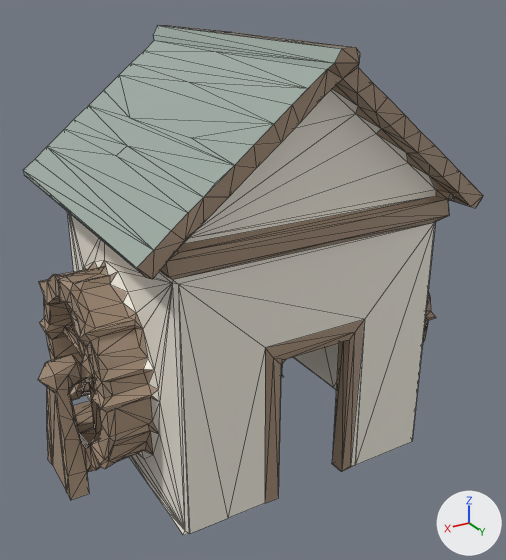
The glTF model docs/univers/archipeo/batiments/modeles/5e-batiment-moulin-de-sillon/final-3000.glb: old version first, new version second.
Rendered twice from a camera (50 mm lens) standing at (0.762, 1.364, 1.041) and looking at (-0.012, 0.076, 0.396). Arrows for +X, +Y and +Z are at lower right; the lights stay in place. The picture after the commit comes second. Mesh edges are drawn as thin lines. Vertices at exactly the same position are counted once.

Names of what the first picture shows: 'geometry_0'.
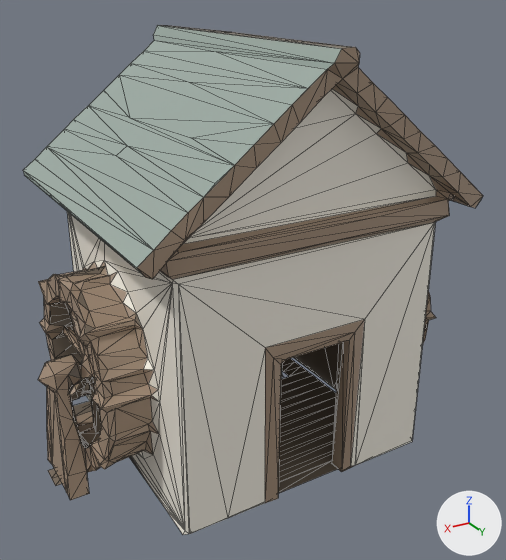
What differs and where, as boxes (x1, y1, x2, y2) in the pictures (506 x 560 px):
part 1 of me_geometry_0, added: after (279, 358, 336, 482)
part 2 of me_geometry_0, built on: before (68, 222, 435, 534); after (48, 222, 435, 534)
part 3 of me_geometry_0, recoloured: (46, 266, 343, 482) in both

The change, as a diff of the scene's bpy script:
```diff
--- a/docs/univers/archipeo/batiments/modeles/5e-batiment-moulin-de-sillon/final-3000.glb.py
+++ b/docs/univers/archipeo/batiments/modeles/5e-batiment-moulin-de-sillon/final-3000.glb.py
@@ me_geometry_0 @@
 # used by ob_geometry_0; location = (0.0, 0.0, 0.0)
-me_geometry_0.from_pydata(...)  # 1333 vertices, 2618 faces; spans x -0.491..0.492, y -0.339..0.404, z 0.0..0.937
+me_geometry_0.from_pydata(...)  # 1393 vertices, 2819 faces; spans x -0.491..0.492, y -0.339..0.404, z 0.0..0.937
+# me_geometry_0 part 1: a new loose piece of 50 vertices spanning x -0.276..0.277, y -0.217..0.336, z 0.003, in mat_defaultmaterial
+# me_geometry_0 part 2
+# 79 faces are deleted
+# 10 vertices are added at x -0.092..0.492, y -0.002..0.336, z 0.003
+# 236 new faces join them
+# me_geometry_0 part 3: 957 kept faces spanning x -0.441..0.442, y -0.248..0.346, z 0.0..0.573 get new vertex colours; the middle colour goes from beige #a38d78 to brown #7c7062
 me_geometry_0.materials.append(mat_defaultmaterial)
```
